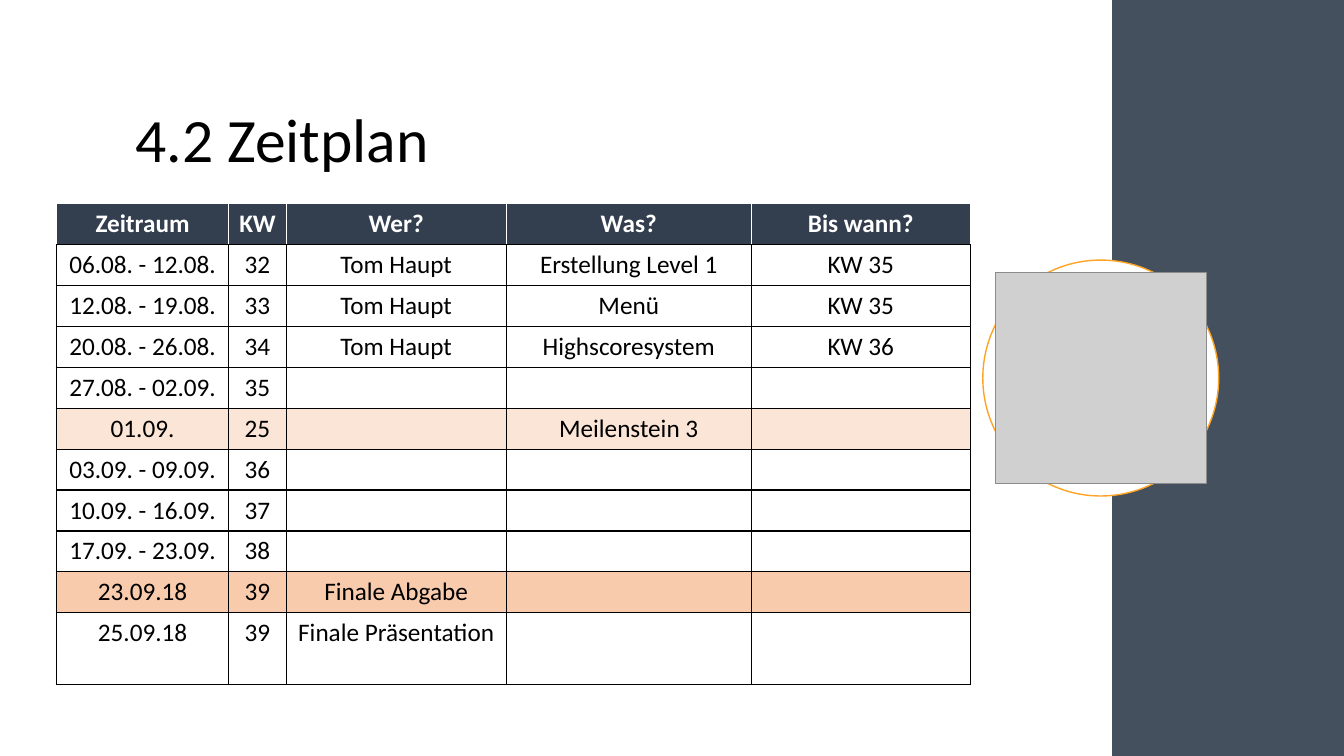
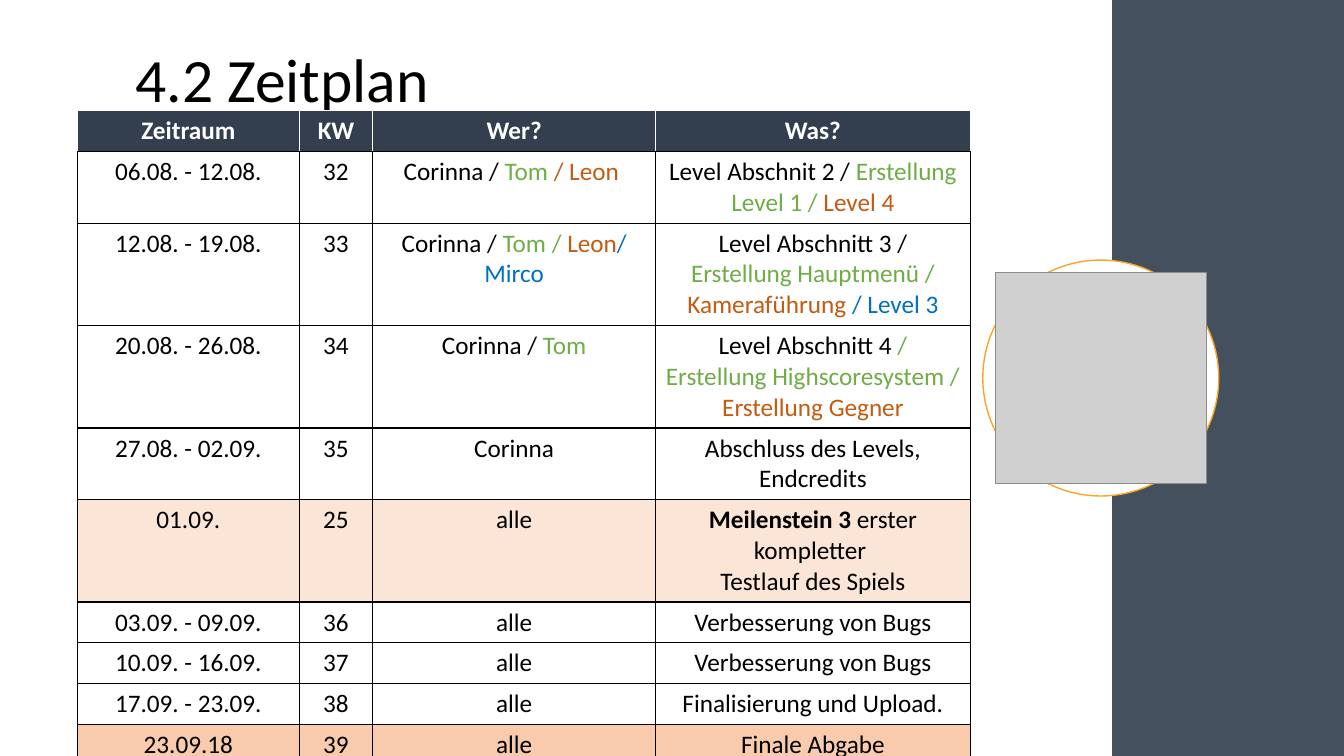
Before and after one commit to CorinnaPfarr/GDV_Kugelbunt, a slide deck: slide 6 of 29-Kugelbunt-Tom_Haupt-Corinna_Pfarr-Mirco_Schlichting-Leon_Schilings.pptx. Drawn at 1344x756 pixels with LibreOffice and Linux fonts; fonts in the diff are those of the drawing; grey boxes stand for pictures. Boxes give left, top, right and bottom in pixels: in the first picture for what was removed or moved away, otherwise in the second. Text is boxed around its words. In the diff, an @@ line names an element or a change of style, - is before the commit and + after.

```diff
--- a/29-Kugelbunt-Tom_Haupt-Corinna_Pfarr-Mirco_Schlichting-Leon_Schilings.pptx
+++ b/29-Kugelbunt-Tom_Haupt-Corinna_Pfarr-Mirco_Schlichting-Leon_Schilings.pptx
@@ title "4.2 Zeitplan" rewrapped from [135, 119, 429, 172] to [135, 59, 429, 117] @@
@@ table at [78, 111, 971, 756] @@
-column 3: Wer? | Tom Haupt | Tom Haupt | Tom Haupt |  |  |  |  |  | Finale Abgabe | Finale Präsentation
-column 4: Was? | Erstellung Level 1 | Menü | Highscoresystem |  | Meilenstein 3 |  |  |  |  | 
-column 5: Bis wann? | KW 35 | KW 35 | KW 36 |  |  |  |  |  |  | 
+column 3: Wer? | Corinna / Tom / Leon | Corinna / Tom / Leon/ Mirco | Corinna / Tom | Corinna | alle | alle | alle | alle | alle | alle
+column 4: Was? | Level Abschnit 2 / Erstellung Level 1 / Level 4 | Level Abschnitt 3 / Erstellung Hauptmenü / Kameraführung / Level 3 | Level Abschnitt 4 / Erstellung Highscoresystem / Erstellung Gegner | Abschluss des Levels, Endcredits | Meilenstein 3 erster kompletter / Testlauf des Spiels | Verbesserung von Bugs | Verbesserung von Bugs | Finalisierung und Upload. | Finale Abgabe | Finale Präsentation
@@ table: place and size @@
-table at [56, 204, 970, 678]
+table at [78, 111, 971, 756]
```
Also in this commit, not shown: 5 other slides changed, 4 other files.
